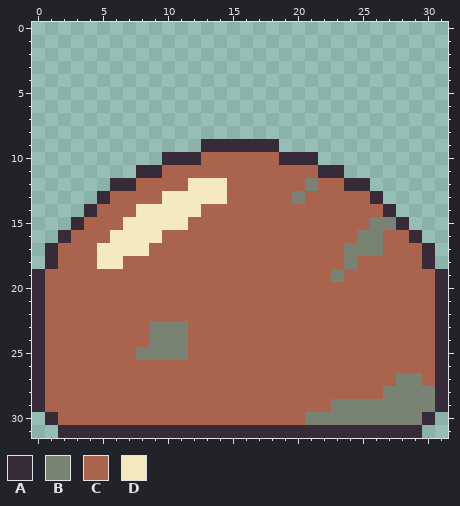
Pixel-art file -- assets/WIP/player/slime.aseprite. That is the earlier state.
32x32 pixels, 1 frame.
Palette (. is transparent): A #372a39  B #788374  C #aa644d  D #f5e9bf
Pixels before, first column x 0:
 9 .............AAAAAA.............
10 ..........AAACCCCCCAAA..........
11 ........AACCCCCCCCCCCCAA........
12 ......AACCCCDDDCCCCCCBCCAA......
13 .....ACCCCDDDDDCCCCCBCCCCCA.....
14 ....ACCCDDDDDCCCCCCCCCCCCCCA....
15 ...ACCCDDDDDCCCCCCCCCCCCCCBBA...
16 ..ACCCDDDDCCCCCCCCCCCCCCCBBCCA..
17 .ACCCDDDDCCCCCCCCCCCCCCCBBBCCCA.
18 .ACCCDDCCCCCCCCCCCCCCCCCBCCCCCA.
19 ACCCCCCCCCCCCCCCCCCCCCCBCCCCCCCA
20 ACCCCCCCCCCCCCCCCCCCCCCCCCCCCCCA
21 ACCCCCCCCCCCCCCCCCCCCCCCCCCCCCCA
22 ACCCCCCCCCCCCCCCCCCCCCCCCCCCCCCA
23 ACCCCCCCCBBBCCCCCCCCCCCCCCCCCCCA
24 ACCCCCCCCBBBCCCCCCCCCCCCCCCCCCCA
25 ACCCCCCCBBBBCCCCCCCCCCCCCCCCCCCA
26 ACCCCCCCCCCCCCCCCCCCCCCCCCCCCCCA
27 ACCCCCCCCCCCCCCCCCCCCCCCCCCCBBCA
28 ACCCCCCCCCCCCCCCCCCCCCCCCCCBBBBA
29 ACCCCCCCCCCCCCCCCCCCCCCBBBBBBBBA
30 .ACCCCCCCCCCCCCCCCCCCBBBBBBBBBA.
31 ..AAAAAAAAAAAAAAAAAAAAAAAAAAAA..
New version:
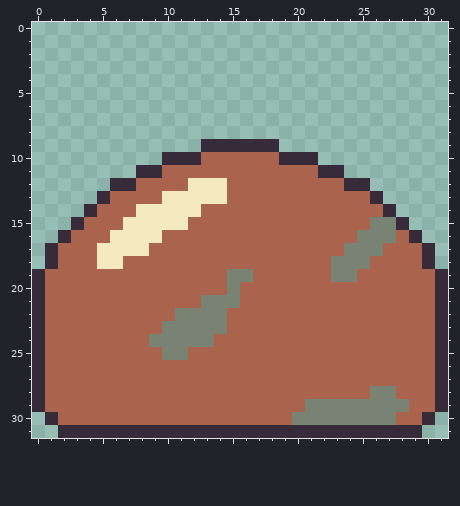
Diff:
{"y":12,"x":21,"old":"B","new":"C"}
{"y":13,"x":20,"old":"B","new":"C"}
{"y":16,"x":27,"old":"C","new":"B"}
{"y":18,"x":23,"old":"C","new":"B"}
{"y":18,"x":25,"old":"C","new":"B"}
{"y":19,"x":15,"old":"CC","new":"BB"}
{"y":19,"x":24,"old":"C","new":"B"}
{"y":20,"x":15,"old":"C","new":"B"}
{"y":21,"x":13,"old":"CCC","new":"BBB"}
{"y":22,"x":11,"old":"CCCC","new":"BBBB"}
{"y":23,"x":9,"old":"B","new":"C"}
{"y":23,"x":12,"old":"CCC","new":"BBB"}
{"y":24,"x":12,"old":"CC","new":"BB"}
{"y":25,"x":8,"old":"BB","new":"CC"}
{"y":27,"x":28,"old":"BB","new":"CC"}
{"y":28,"x":26,"old":"C","new":"B"}
{"y":28,"x":28,"old":"BBB","new":"CCC"}
{"y":29,"x":21,"old":"CC","new":"BB"}
{"y":29,"x":29,"old":"BB","new":"CC"}
{"y":30,"x":20,"old":"C","new":"B"}
{"y":30,"x":28,"old":"BB","new":"CC"}
